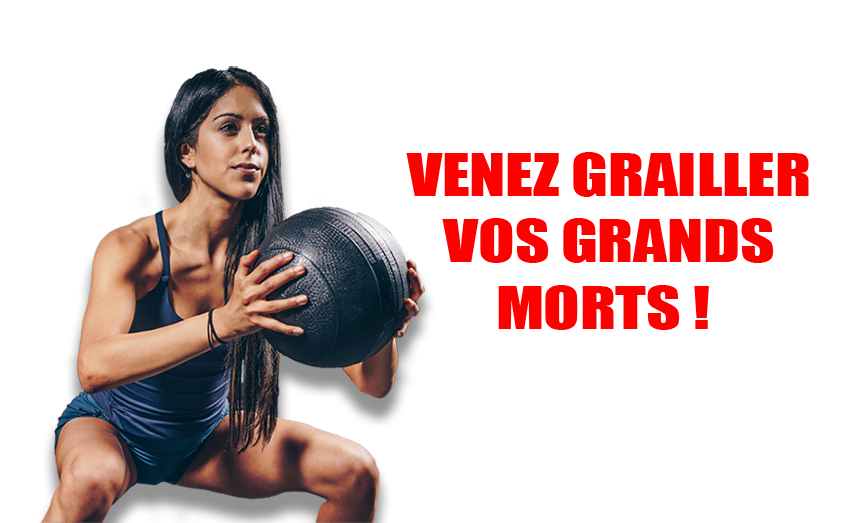
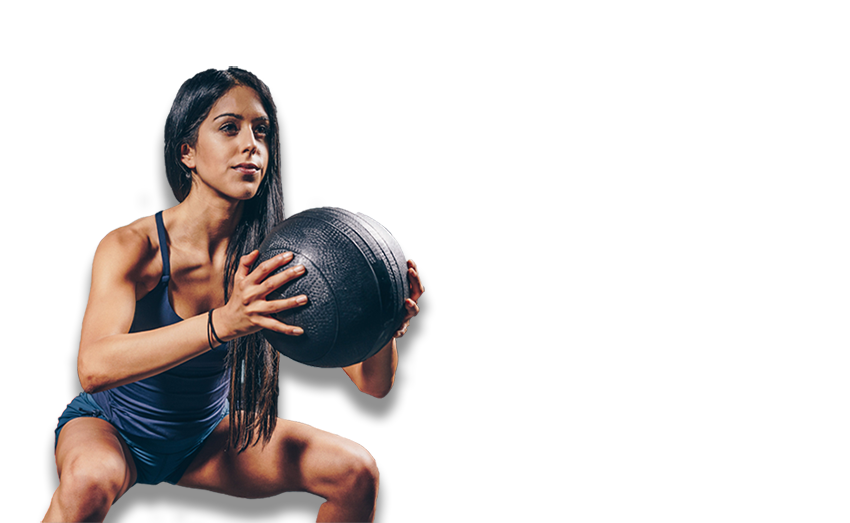
Layers edited between the first and the second (850, 523) image:
renamed "VENEZ GRAILLER VOS GRANDS MORTS !" to "BOOSTEZ VOTRE ORGRANISME !", painted on it over left=406, top=152, right=809, bottom=330
